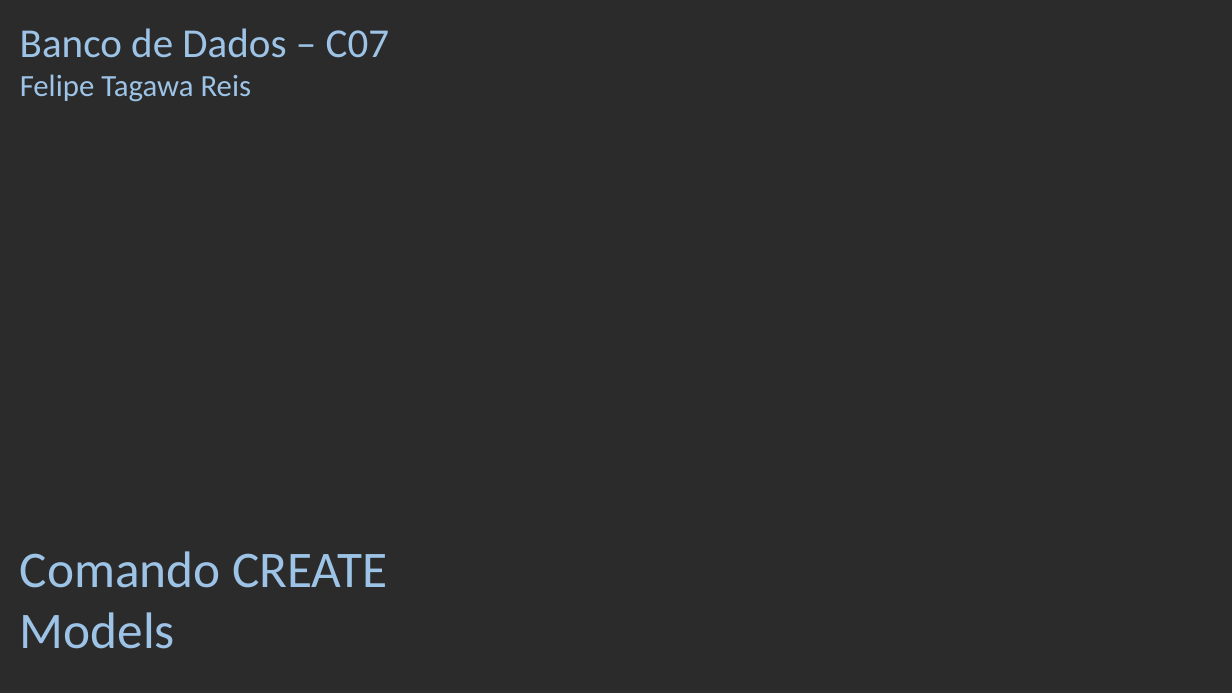
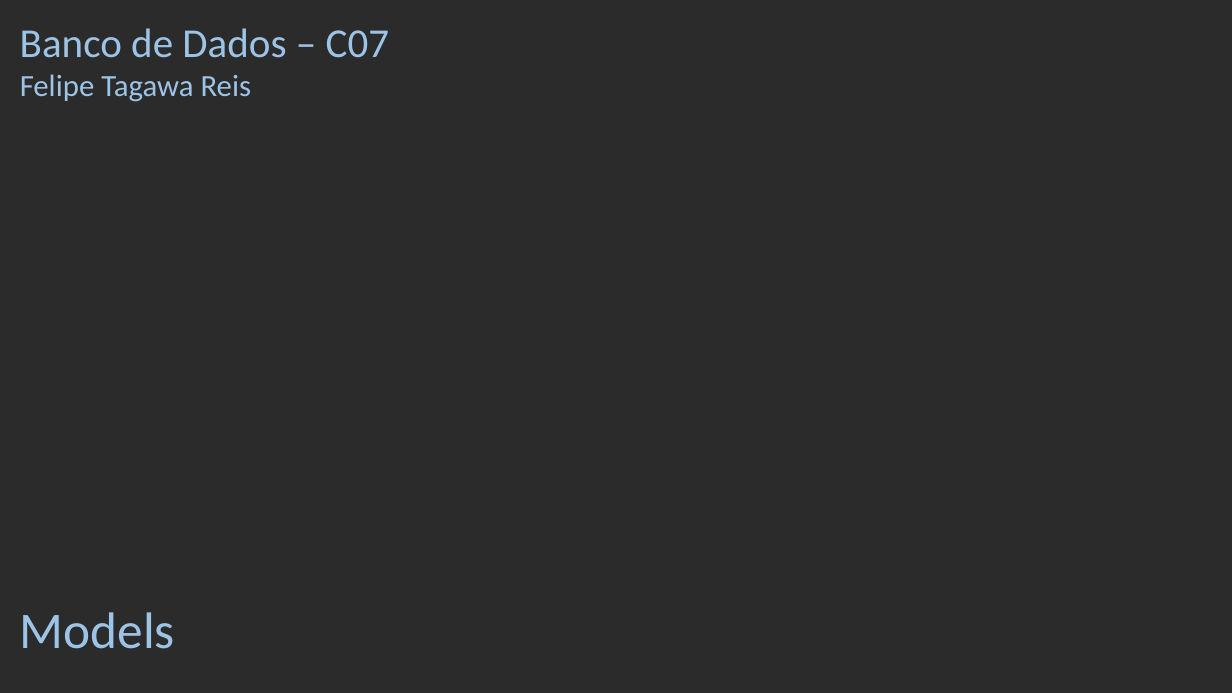
Before and after one commit to Felipe-Tagawa/C07-Monitoria, a slide deck: slide 1 of Aula 4/Models.pptx. Drawn at 1232x693 pixels with LibreOffice and Linux fonts; fonts in the diff are those of the drawing; background and template pictures are left out; a plain dark background stands for a picture behind light text. Boxes give left, top, right and bottom in pixels: in the first picture for what was removed or moved away, otherwise in the second. Text is boxed around its words. In the diff, an @@ line names an element or a change of style, - is before the commit and + after.

```diff
--- a/Aula 4/Models.pptx
+++ b/Aula 4/Models.pptx
@@ text at <box>20,612,175,649</box>: text changed @@
-Comando CREATE Models
+Models
```
Also in this commit, not shown: 3 other slides changed, 3 slides added, 2 slides removed, 2 other files.
